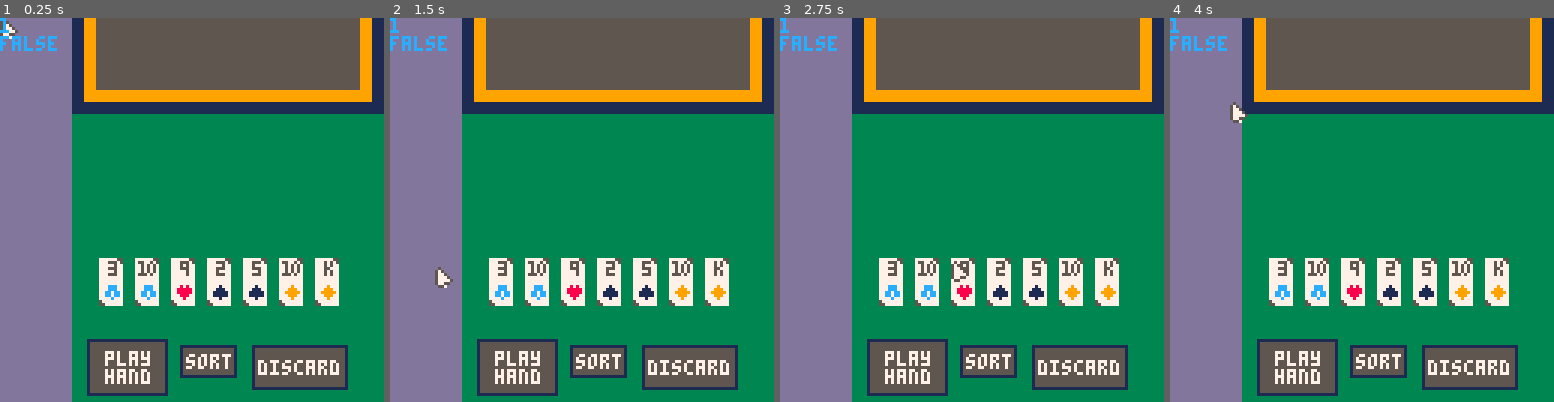
Above: before the commit, frames 1-4 (left to right).
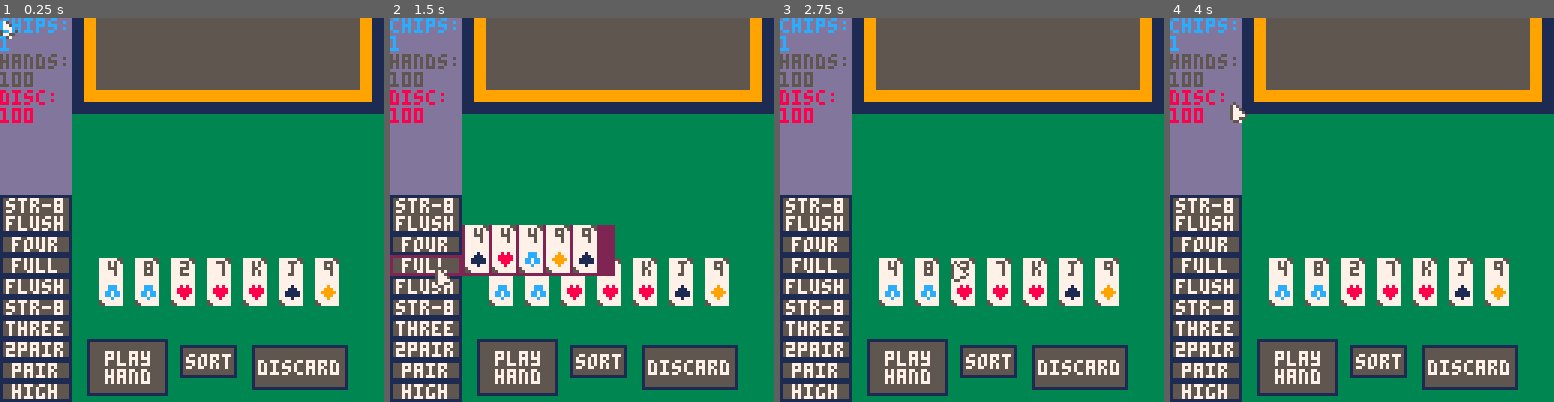
Above: after the commit, the same moments.

Repository: MounifAlzougbi/GameRepo
Game: PICO-8 cartridge balatro.p8
Two runs of this game, one before a commit and one after it. Both use one fixed random seed, a clock stepped at 60 frames per second and the inputs below.
Inputs (mouse positions are in pixels of both pictures, inside the frame that each line leads up to):
- Up to frame 1 (0.25 s): no input
- Up to frame 2 (1.5 s): click (670, 121) at 0.67 s; click (436, 267) at 1.22 s
- Up to frame 3 (2.75 s): click (887, 114) at 1.77 s; click (952, 259) at 2.32 s
- Up to frame 4 (4 s): click (1404, 106) at 2.87 s; click (1465, 256) at 3.42 s; click (1231, 102) at 3.97 s

The runs differ from the first frame. In frame 1, 12% of the frame differs, in the area x 0-87%, y 0-100%; in frame 2, 17%; in frame 3, 12%; in frame 4, 12%.

Commit message:
Balatro update
ui and hand viewer

Diff:
--- a/balatro.p8
+++ b/balatro.p8
@@ -14,7 +14,7 @@
 --]]
 
 deck={{suit=1,number=1,x=0,y=0,state=1},{suit=1,number=2,x=0,y=0,state=1},{suit=1,number=3,x=0,y=0,state=1},{suit=1,num …(1707 unchanged characters)…
-deck_size=53//suit*number
+deck_size=#deck//suit*number
 
 hand_size=7
 initflag=false
@@ -63,6 +63,15 @@
 // returns how many crds in state
 // includes mouse over crds
 
+--@draw ui
+function draw_ui()
+	print("chips:",0,0,12)
+	print(game.chips,0,6,12)
+	print("hands:",0,12,5)
+	print(game.hands,0,18,5)
+	print("disc:",0,24,8)
+	print(game.discards,0,30,8)
+end
 function state_count(t_state)
 	cnt=0
 	for i=1,deck_size do
@@ -94,7 +103,7 @@
 		amnt=duplicate
 	end// if recurse only fail amnt
 	for i=1,amnt do// gets changed
-		rand_int=flr(rnd(deck_size))+1
+		rand_int=flr(rnd(deck_size-1))+1
 		if deck[rand_int].state==state
 		and deck[rand_int].state!=1 then
 			duplicate+=1
@@ -105,9 +114,9 @@
 	end
 end
 
-function crdprnt(i)
-	spr(deck[i].number+3,deck[i].x,deck[i].y)
-	spr(deck[i].suit-1,deck[i].x,deck[i].y+8)
+function crdprnt(s,n,x,y)
+	spr(n+3,x,y)
+	spr(s-1,x,y+8)
 	//print("test func",30,30,12)
 end
 
@@ -172,23 +181,26 @@
 			deck[i].number=t_n
 			deck[i].x=t_x
 			deck[i].y=t_y
+--			deck[i],deck[t]=deck[t],deck[i]
 		elseif b==52 then
-			local a=t
-			local a_s=deck[a].suit
-			local a_n=deck[a].number
-			local a_x=deck[a].x
-			local a_y=deck[a].y
-			local a_st=deck[a].state
-			deck[a].state=deck[b].state
-			deck[a].x=deck[b].x
-			deck[a].y=deck[b].y
-			deck[a].suit=deck[b].suit
-			deck[a].number=deck[b].number
-			deck[b].suit=a_s
-			deck[b].number=a_n
-			deck[b].x=a_x
-			deck[b].y=a_y
-			deck[b].state=a_st
+			deck[i],deck[t]=deck[t],deck[i]
+
+--			local a=t
+--			local a_s=deck[a].suit
+--			local a_n=deck[a].number
+--			local a_x=deck[a].x
+--			local a_y=deck[a].y
+--			local a_st=deck[a].state
+--			deck[a].state=deck[b].state
+--			deck[a].x=deck[b].x
+--			deck[a].y=deck[b].y
+--			deck[a].suit=deck[b].suit
+--			deck[a].number=deck[b].number
+--			deck[b].suit=a_s
+--			deck[b].number=a_n
+--			deck[b].x=a_x
+--			deck[b].y=a_y
+--			deck[b].state=a_st
 --			flag.swap_called=true
 		end
 	end
@@ -301,7 +313,7 @@
 				if deck[i].number<deck[t].number then
 --					deck[i].number,deck[t].number=deck[t].number,deck[i].number
 --					deck[i].suit,deck[t].suit=deck[t].suit,deck[i].suit
-					deck[i],deck[t]=deck[t],deck[i]
+							deck[i],deck[t]=deck[t],deck[i]
 			end end end
 	else
 		for i=1,deck_size do
@@ -309,7 +321,7 @@
 				if deck[i].suit<deck[t].suit then
 --					deck[i].suit,deck[t].suit=deck[t].suit,deck[i].suit
 --					deck[i].number,deck[t].number=deck[t].number,deck[i].number
-					deck[i],deck[t]=deck[t],deck[i]
+							deck[i],deck[t]=deck[t],deck[i]
 			end end end end
 	set_pos(2,s2_y)
 end
@@ -536,7 +548,27 @@
 {x=84,y=109,w=31,h=14,c=1},
 {c=5,x_off=1,y_off=4,str="discard",x=85,y=110,w=29,h=12,m_over=false,pressed=false},
 {x=60,y=109,w=18,h=10,c=1},
-{c=5,x_off=1,y_off=2,str="sort",x=61,y=110,w=16,h=8,m_over=false,pressed=false}}
+{c=5,x_off=1,y_off=2,str="sort",x=61,y=110,w=16,h=8,m_over=false,pressed=false},
+{x=0,y=121,w=23,h=6,c=1},
+{x=1,y=122,w=21,h=4,c=5,x_off=3,y_off=0,str="high",m_over=false,pressed=false},
+{x=0,y=114,w=23,h=6,c=1},
+{x=1,y=115,w=21,h=4,c=5,x_off=3,y_off=0,str="pair",m_over=false,pressed=false},
+{x=0,y=107,w=23,h=6,c=1},
+{x=1,y=108,w=21,h=4,c=5,x_off=1,y_off=0,str="2pair",m_over=false,pressed=false},
+{x=0,y=100,w=23,h=6,c=1},
+{x=1,y=101,w=21,h=4,c=5,x_off=1,y_off=0,str="three",m_over=false,pressed=false},
+{x=0,y=93,w=23,h=6,c=1},
+{x=1,y=94,w=21,h=4,c=5,x_off=1,y_off=0,str="str-8",m_over=false,pressed=false},
+{x=0,y=86,w=23,h=6,c=1},
+{x=1,y=87,w=21,h=4,c=5,x_off=1,y_off=0,str="flush",m_over=false,pressed=false},
+{x=0,y=79,w=23,h=6,c=1},
+{x=1,y=80,w=21,h=4,c=5,x_off=3,y_off=0,str="full",m_over=false,pressed=false},
+{x=0,y=72,w=23,h=6,c=1},
+{x=1,y=73,w=21,h=4,c=5,x_off=3,y_off=0,str="four",m_over=false,pressed=false},
+{x=0,y=59,w=23,h=12,c=1},
+{x=1,y=60,w=21,h=10,c=5,x_off=1,y_off=0,str="str-8\nflush",m_over=false,pressed=false},
+
+}
 
 b_size=#b
 // b = buttons
@@ -600,6 +632,56 @@
 			print(b[i].str,b[i].x+b[i].x_off,b[i].y+b[i].y_off,7)
 		end
 	end
+	for i=8,#b do
+		if i%2==0 and b[i].m_over then
+			rectfill(b[i].w+3,b[i].y+1+b[i].h,b[i].w+53,b[i].y-11,2)
+			if i==8 then
+				crdprnt(2,13,b[i].w+14,b[i].y-11)
+			elseif i==10 then
+				crdprnt(4,1,b[i].w+6,b[i].y-11)
+				crdprnt(2,1,b[i].w+17,b[i].y-11)
+			elseif i==12 then
+				crdprnt(3,5,b[i].w+4,b[i].y-11)
+				crdprnt(2,5,b[i].w+13,b[i].y-11)
+				crdprnt(1,11,b[i].w+22,b[i].y-11)
+				crdprnt(4,11,b[i].w+31,b[i].y-11)
+			elseif i==14 then
+				crdprnt(2,9,b[i].w+13,b[i].y-11)
+				crdprnt(1,9,b[i].w+22,b[i].y-11)
+				crdprnt(4,9,b[i].w+31,b[i].y-11)
+			elseif i==16 then
+				crdprnt(3,4,b[i].w+4,b[i].y-11)
+				crdprnt(2,5,b[i].w+13,b[i].y-11)
+				crdprnt(1,6,b[i].w+22,b[i].y-11)
+				crdprnt(4,7,b[i].w+31,b[i].y-11)
+				crdprnt(3,8,b[i].w+40,b[i].y-11)
+			elseif i==18 then
+				crdprnt(3,2,b[i].w+4,b[i].y-11)
+				crdprnt(3,1,b[i].w+13,b[i].y-11)
+				crdprnt(3,13,b[i].w+22,b[i].y-11)
+				crdprnt(3,10,b[i].w+31,b[i].y-11)
+				crdprnt(3,8,b[i].w+40,b[i].y-11)
+			elseif i==20 then
+				crdprnt(3,4,b[i].w+4,b[i].y-11)
+				crdprnt(2,4,b[i].w+13,b[i].y-11)
+				crdprnt(1,4,b[i].w+22,b[i].y-11)
+				crdprnt(4,9,b[i].w+31,b[i].y-11)
+				crdprnt(3,9,b[i].w+40,b[i].y-11)
+			elseif i==22 then
+				crdprnt(3,10,b[i].w+4,b[i].y-11)
+				crdprnt(2,10,b[i].w+13,b[i].y-11)
+				crdprnt(1,10,b[i].w+22,b[i].y-11)
+				crdprnt(4,10,b[i].w+31,b[i].y-11)
+			elseif i==24 then
+				crdprnt(2,12,b[i].w+4,b[i].y-11)
+				crdprnt(2,11,b[i].w+13,b[i].y-11)
+				crdprnt(2,10,b[i].w+22,b[i].y-11)
+				crdprnt(2,9,b[i].w+31,b[i].y-11)
+				crdprnt(2,8,b[i].w+40,b[i].y-11)
+
+			end
+		end
+	end
 end
 -->8
 --[[ game loop
@@ -607,13 +689,6 @@
 --]]
 function _init()
 	change_state(2,hand_size,0)
---	for i=3,5 do
---		deck[i].state=2
---	end
---	deck[1].state=2
---	deck[14].state=2
---	deck[2].state=2
---	deck[15].state=2
 
 	set_pos(2,s2_y)
 	poke(0x5f2d, 1)
@@ -645,16 +720,19 @@
 	prnt_crds()
 	prnt_buttons()
 	if mouse.target!=0 then
-		crdprnt(mouse.target)
+		crdprnt(deck[mouse.target].suit,
+		deck[mouse.target].number,
+		deck[mouse.target].x,
+		deck[mouse.target].y)
 	end
 	spr(54,mouse.x,mouse.y)
-	print(game.chips,0,0,12)
+	draw_ui()
 --	print(mouse.x,0,0)
 --	print(mouse.y,0,8)
 --	print(mouse.target,0,0,8)
 --	print(mouse.just_pressed)
 --	print(flag.sf_func)
-	print(flag.straight)
+--	print(flag.straight)
 end
 __gfx__
 77777777777777777777777777777777777777557777775577777755777777557777775577777755777777557777775577777755777777557777775577777755
Not shown, added: .DS_Store
